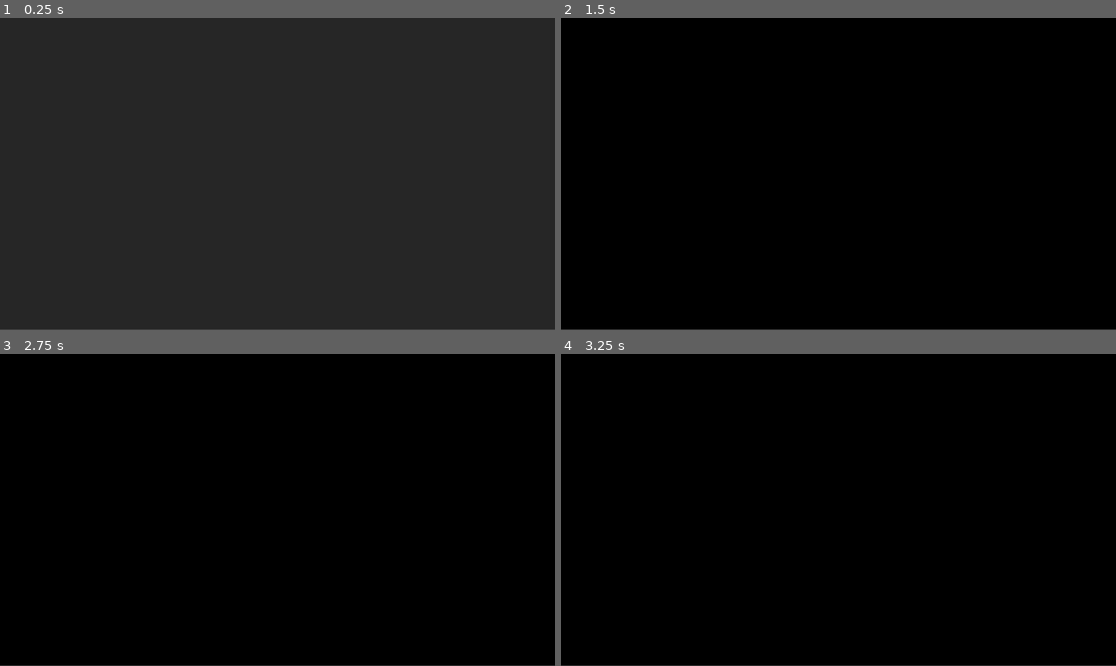
Above: before the commit, frames 1-4 (two rows, left to right).
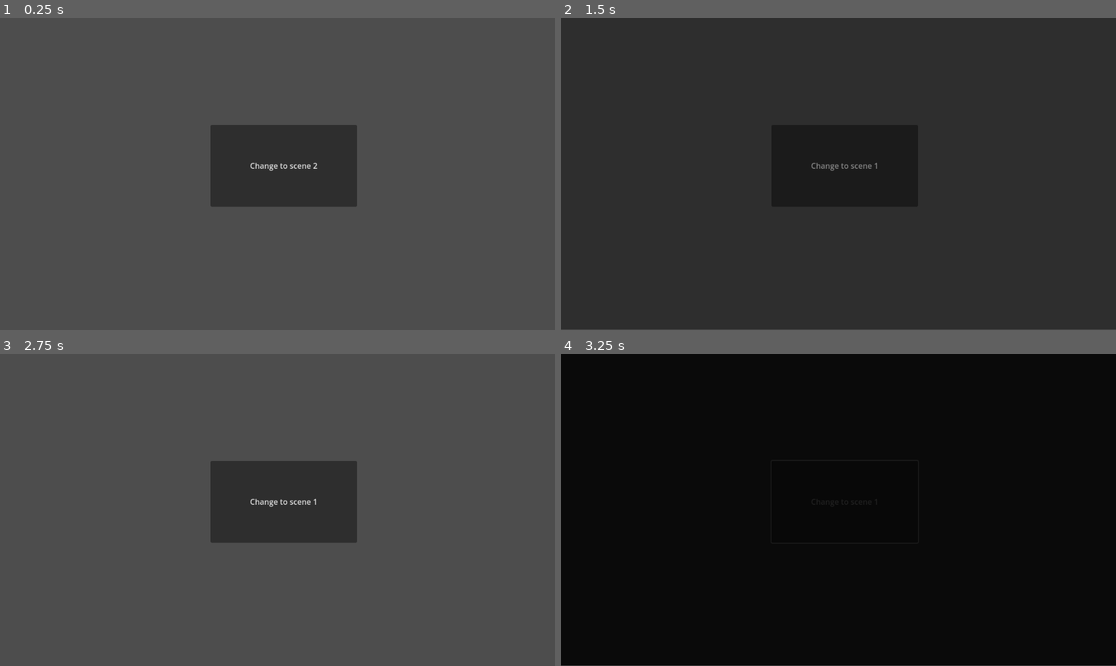
Above: after the commit, the same moments.

Repository: lucascarrug/Godot-Prototype-Project---Scene-Manager
Game: Godot game, scene res://Scenes/1.tscn
The game is run twice, just before and just after one commit, with the same random seed, the same clock (stepped at 60 frames per second) and the same inputs. Before the commit the project starts from res://Scenes/LoadingScreen.tscn.
Inputs (mouse positions are in pixels of both pictures, inside the frame that each line leads up to):
- Up to frame 1 (0.25 s): no input
- Up to frame 2 (1.5 s): click (844, 164) at 0.5 s, where only the run after the commit has a clickable "Change to scene 2"; click (844, 164) at 1.25 s, where only the run after the commit has a clickable "Change to scene 1"
- Up to frame 3 (2.75 s): click (283, 500) at 2 s, where only the run after the commit has a clickable "Change to scene 1"
- Up to frame 4 (3.25 s): click (844, 500) at 2.75 s, where only the run after the commit has a clickable "Change to scene 1"

The runs differ from the first frame. In frame 1, 93% of the frame differs, in the area x 0-100%, y 0-100%; in frame 2, 100%; in frame 3, 100%; in frame 4, 0.2%.

Commit message:
Functional transition

Diff:
--- /dev/null
+++ b/Scenes/1.tscn
@@ -0,0 +1,22 @@
+[gd_scene load_steps=2 format=3 uid="uid://bygaqrujsdelk"]
+
+[ext_resource type="Script" uid="uid://deax1u4jq3ygt" path="res://Scripts/1.gd" id="1_30x3x"]
+
+[node name="1" type="Control"]
+layout_mode = 3
+anchors_preset = 15
+anchor_right = 1.0
+anchor_bottom = 1.0
+grow_horizontal = 2
+grow_vertical = 2
+script = ExtResource("1_30x3x")
+
+[node name="Button" type="Button" parent="."]
+layout_mode = 0
+offset_left = 437.0
+offset_top = 222.0
+offset_right = 741.0
+offset_bottom = 392.0
+text = "Change to scene 2"
+
+[connection signal="pressed" from="Button" to="." method="_on_button_pressed"]
--- /dev/null
+++ b/Scenes/2.tscn
@@ -0,0 +1,22 @@
+[gd_scene load_steps=2 format=3 uid="uid://chaeh2gkbusxo"]
+
+[ext_resource type="Script" uid="uid://cifu6c7jbujos" path="res://Scripts/2.gd" id="1_vft0l"]
+
+[node name="2" type="Control"]
+layout_mode = 3
+anchors_preset = 15
+anchor_right = 1.0
+anchor_bottom = 1.0
+grow_horizontal = 2
+grow_vertical = 2
+script = ExtResource("1_vft0l")
+
+[node name="Button" type="Button" parent="."]
+layout_mode = 0
+offset_left = 437.0
+offset_top = 222.0
+offset_right = 741.0
+offset_bottom = 392.0
+text = "Change to scene 1"
+
+[connection signal="pressed" from="Button" to="." method="_on_button_pressed"]
--- a/Scenes/LoadingScreen.tscn
+++ b/Scenes/LoadingScreen.tscn
@@ -30,6 +30,20 @@
 "transitions": PackedFloat32Array(1, 1),
 "update": 0,
 "values": [Color(0, 0, 0, 0), Color(0, 0, 0, 1)]
+}
+tracks/1/type = "method"
+tracks/1/imported = false
+tracks/1/enabled = true
+tracks/1/path = NodePath(".")
+tracks/1/interp = 1
+tracks/1/loop_wrap = true
+tracks/1/keys = {
+"times": PackedFloat32Array(0.5),
+"transitions": PackedFloat32Array(1),
+"values": [{
+"args": [],
+"method": &"report_midpoint"
+}]
 }
 
 [sub_resource type="Animation" id="Animation_m6rkq"]
--- /dev/null
+++ b/Scripts/1.gd
@@ -0,0 +1,5 @@
+extends Control
+
+
+func _on_button_pressed() -> void:
+	SceneManager.load_new_scene("res://Scenes/2.tscn")
--- /dev/null
+++ b/Scripts/2.gd
@@ -0,0 +1,5 @@
+extends Control
+
+
+func _on_button_pressed() -> void:
+	SceneManager.load_new_scene("res://Scenes/1.tscn")
--- a/Scripts/LoadingScreen.gd
+++ b/Scripts/LoadingScreen.gd
@@ -1,6 +1,6 @@
 class_name LoadingScreen extends CanvasLayer
 
-signal transition_in_complete
+signal transition_reached_midpoint
 
 @onready var animation_player = $AnimationPlayer
 @onready var timer = $Timer
@@ -18,6 +18,7 @@
 		start_animation_name = "fade_in"
 
 	# Run animation.
+	print("Playing fade_in")
 	current_animation_name = start_animation_name
 	animation_player.play(current_animation_name)
 
@@ -26,17 +27,22 @@
 	var end_animaition_name = "fade_out"
 
 	# Play animation.
+	print("Playing fade_out")
 	current_animation_name = end_animaition_name
-	animation_player.play(current_animation_name)
+	animation_player.play(end_animaition_name)
 
 	# Wait animation.
 	await animation_player.animation_finished
 	queue_free()
 
+func report_midpoint() -> void:
+	transition_reached_midpoint.emit()
+	print("Emitiendo midpoint desde ", self)
+
+##### DEGUB #####
 
 func _on_button_2_pressed() -> void:
 	end_transition()
 
-
 func _on_button_pressed() -> void:
 	start_transition("fade in")
--- /dev/null
+++ b/Scripts/SceneManager.gd
@@ -0,0 +1,93 @@
+extends Node
+
+const HEIGHT := 700
+const WIDTH := 1200
+
+signal content_finished_loading(content)
+signal content_invalid(content_path: String)
+signal content_failed_to_load(content_path: String)
+
+var loading_screen: LoadingScreen
+var _loading_screen_scene: PackedScene = preload("res://Scenes/LoadingScreen.tscn")
+var _transition: String
+var _content_path: String
+var _load_progress_timer: Timer
+
+func _ready() -> void:
+	content_finished_loading.connect(on_content_finished_loading)
+	content_invalid.connect(on_content_invalid)
+	content_failed_to_load.connect(on_content_failed_to_load)
+
+func load_new_scene(content_path: String, transition_type: String = "fade_in") -> void:
+	# Save transition.
+	_transition = transition_type
+	# Create loading screen.
+	loading_screen = _loading_screen_scene.instantiate() as LoadingScreen
+	get_tree().root.add_child(loading_screen)
+	# Start animation.
+	loading_screen.start_transition(transition_type)
+	_load_content(content_path)
+
+func _load_content(content_path: String) -> void:
+	# Wait midpoint.
+	print("Esperando midpoint en", loading_screen)
+	await loading_screen.transition_reached_midpoint
+
+	# Start loading new scene.
+	_content_path = content_path
+	var loader = ResourceLoader.load_threaded_request(content_path)
+	if not ResourceLoader.exists(content_path) or loader == null:
+		content_invalid.emit(content_path)
+		return
+
+	_load_progress_timer = Timer.new()
+	_load_progress_timer.wait_time = 0.1
+	_load_progress_timer.timeout.connect(monitor_load_status)
+	get_tree().root.add_child(_load_progress_timer)
+	_load_progress_timer.start()
+
+func monitor_load_status() -> void:
+	var load_progress = []
+	var load_status = ResourceLoader.load_threaded_get_status(_content_path, load_progress)
+
+	match load_status:
+		ResourceLoader.THREAD_LOAD_INVALID_RESOURCE:
+			content_invalid.emit(_content_path)
+			_load_progress_timer.stop()
+			return
+		ResourceLoader.THREAD_LOAD_IN_PROGRESS:
+			if loading_screen != null:
+				#loading_screen.update_bar(load_progress[0] * 100)
+				pass
+		ResourceLoader.THREAD_LOAD_FAILED:
+			content_failed_to_load.emit(_content_path)
+			_load_progress_timer.stop()
+			return
+		ResourceLoader.THREAD_LOAD_LOADED:
+			_load_progress_timer.stop()
+			_load_progress_timer.queue_free()
+			# Send content.
+			content_finished_loading.emit(ResourceLoader.load_threaded_get(_content_path).instantiate())
+
+func on_content_failed_to_load(path: String) -> void:
+	printerr("error: Failed to load a resource ", path)
+
+func on_content_invalid(path: String) -> void:
+	printerr("error: Cannot load resource ", path)
+
+func on_content_finished_loading(content) -> void:
+	var outgoing_scene = get_tree().current_scene
+
+	# Delete old scene.
+	outgoing_scene.queue_free()
+
+	# Add and set new scene.
+	get_tree().root.call_deferred("add_child", content)
+	get_tree().set_deferred("current_scene", content)
+
+	# Do the end transition.
+	if loading_screen == null:
+		return
+	loading_screen.end_transition()
+	await loading_screen.animation_player.animation_finished
+	loading_screen = null
--- a/project.godot
+++ b/project.godot
@@ -11,6 +11,10 @@
 [application]
 
 config/name="Prototype Project - Scene Manager"
-run/main_scene="res://Scenes/LoadingScreen.tscn"
+run/main_scene="uid://bygaqrujsdelk"
 config/features=PackedStringArray("4.4", "Forward Plus")
 config/icon="res://icon.svg"
+
+[autoload]
+
+SceneManager="*res://Scripts/SceneManager.gd"
Not shown, added: Scripts/1.gd.uid
Not shown, added: Scripts/2.gd.uid
Not shown, added: Scripts/SceneManager.gd.uid
